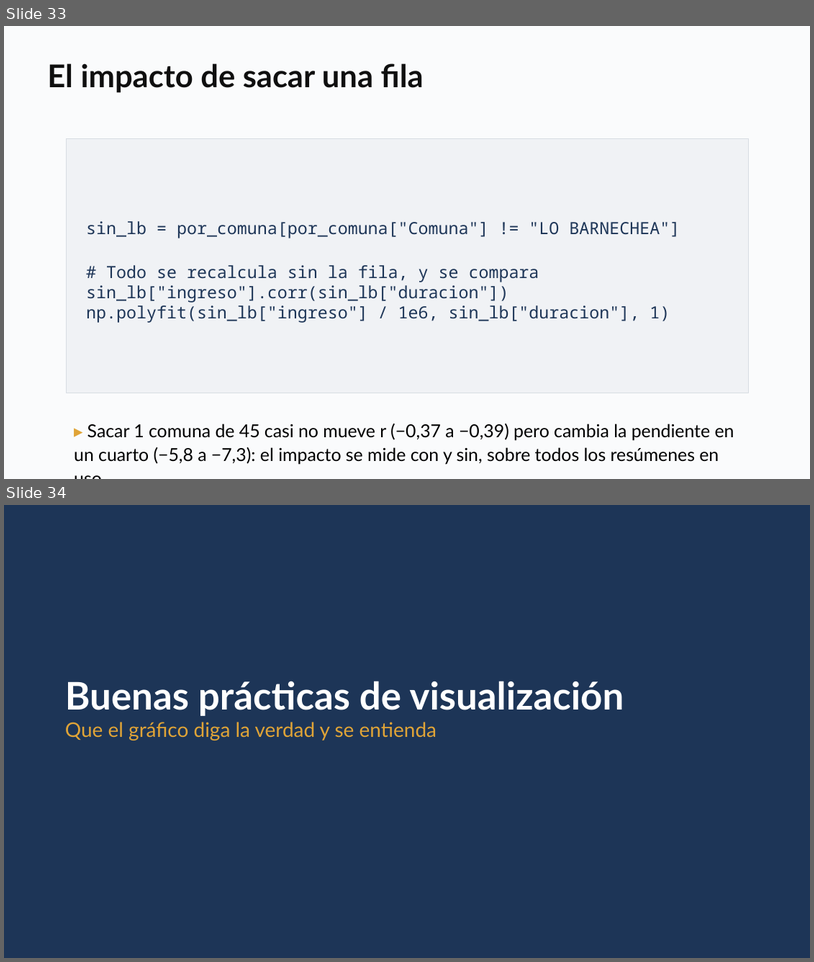
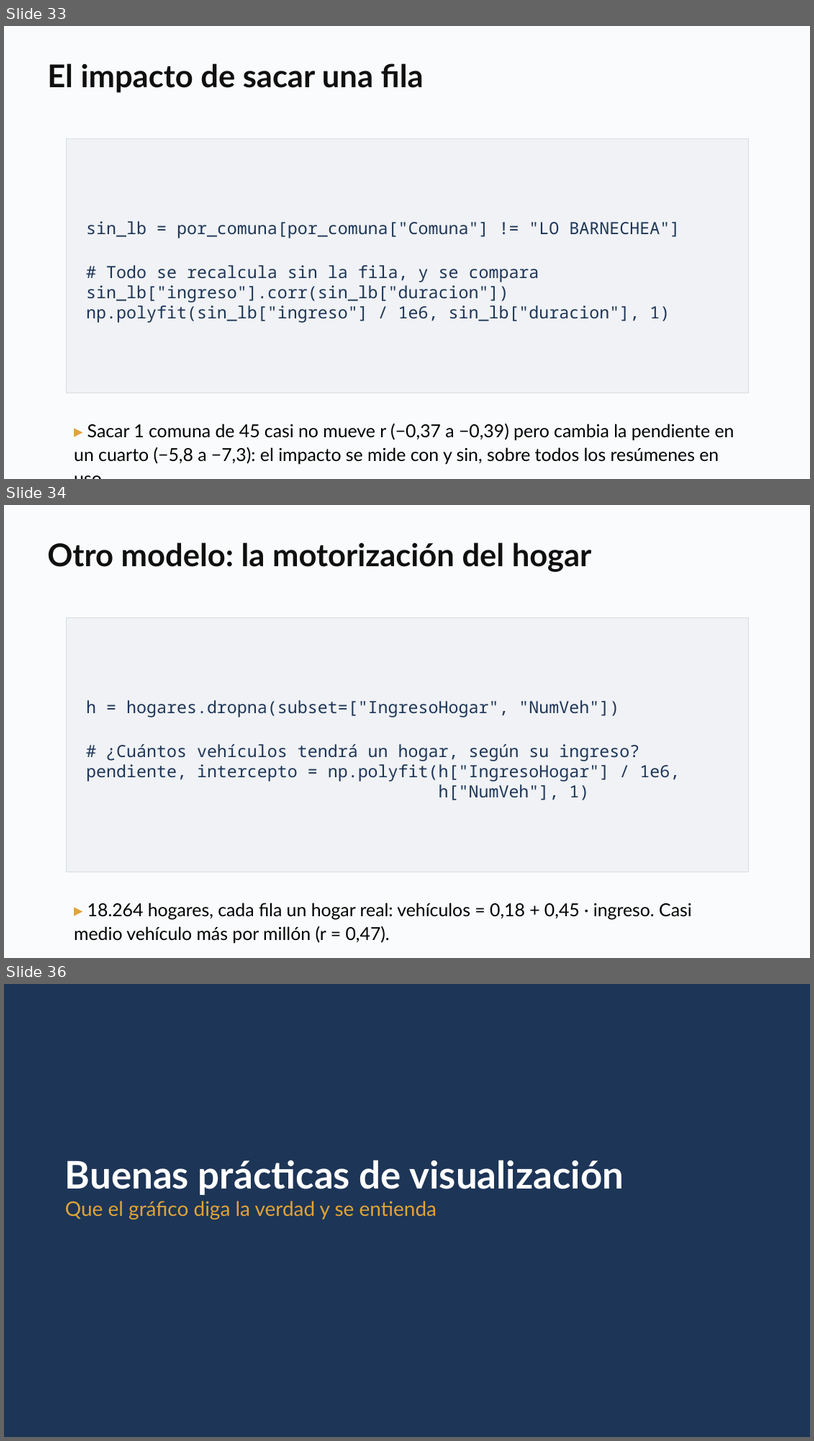
Before and after one commit to daniopitz/diplomado-cdd, a slide deck: presentaciones/clase03_eda_bivariado.pptx. Shown one above the other, each under a label of ours: slides 33 and 34 before the commit, slides 33, 34 and 36 after it; the slides between them are not shown. The pictures are 814x962 and 814x1441 pixels, drawn with LibreOffice and Linux fonts; fonts in the diff are those of the drawing. Boxes give left, top, right and bottom in pixels: in the first picture for what was removed or moved away, otherwise in the second. Text is boxed around its words. In the diff, an @@ line names an element or a change of style, - is before the commit and + after.

```diff
--- a/presentaciones/clase03_eda_bivariado.pptx
+++ b/presentaciones/clase03_eda_bivariado.pptx
@@ slide 34 added at <box>4,505,810,958</box>, background #FFFFFF @@
@@ rectangle added at <box>4,505,810,958</box>, fill #FAFBFC @@
@@ text added at <box>47,542,592,572</box>, 28 pt, text #0F0F0F, bold @@
+Otro modelo: la motorización del hogar
@@ rectangle added at <box>66,618,749,872</box>, fill #F0F2F5, outline #D8DDE3 0.75 pt, 15 pt, text #1D3557 @@
+h = hogares.dropna(subset=["IngresoHogar", "NumVeh"])
+# ¿Cuántos vehículos tendrá un hogar, según su ingreso?
+pendiente, intercepto = np.polyfit(h["IngresoHogar"] / 1e6,
+h["NumVeh"], 1)
@@ text added at <box>74,902,692,943</box>, 16 pt, text #000000 @@
+▸ 18.264 hogares, cada fila un hogar real: vehículos = 0,18 + 0,45 · ingreso. Casi medio vehículo más por millón (r = 0,47).
@@ what was slide 34 is now slide 36 @@
```
Also in this commit, not shown: 1 other slide added, 3 other files.
